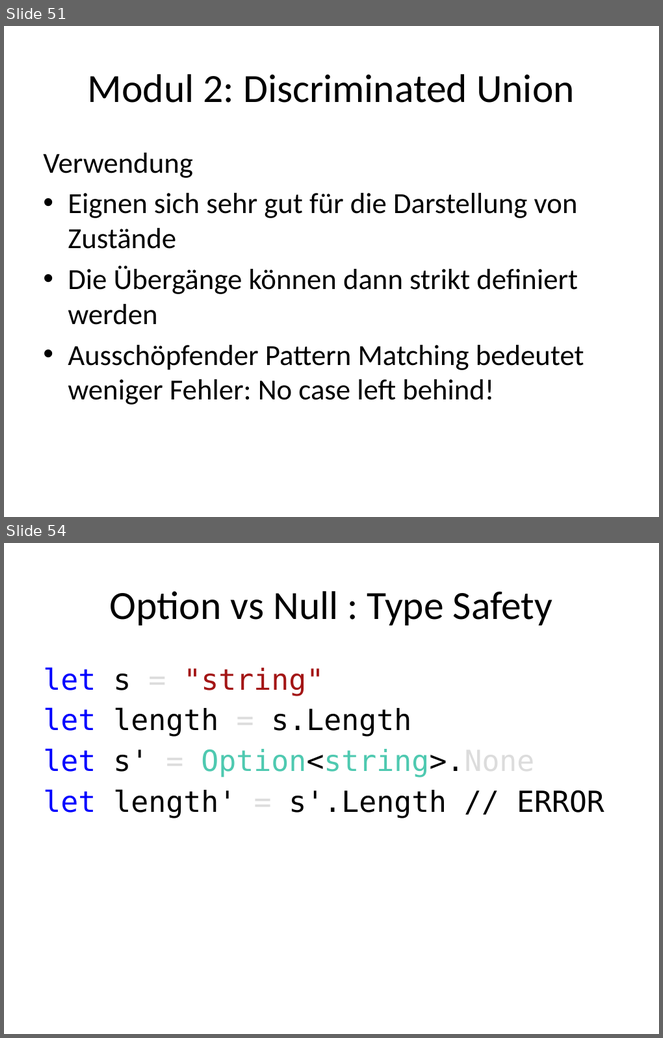
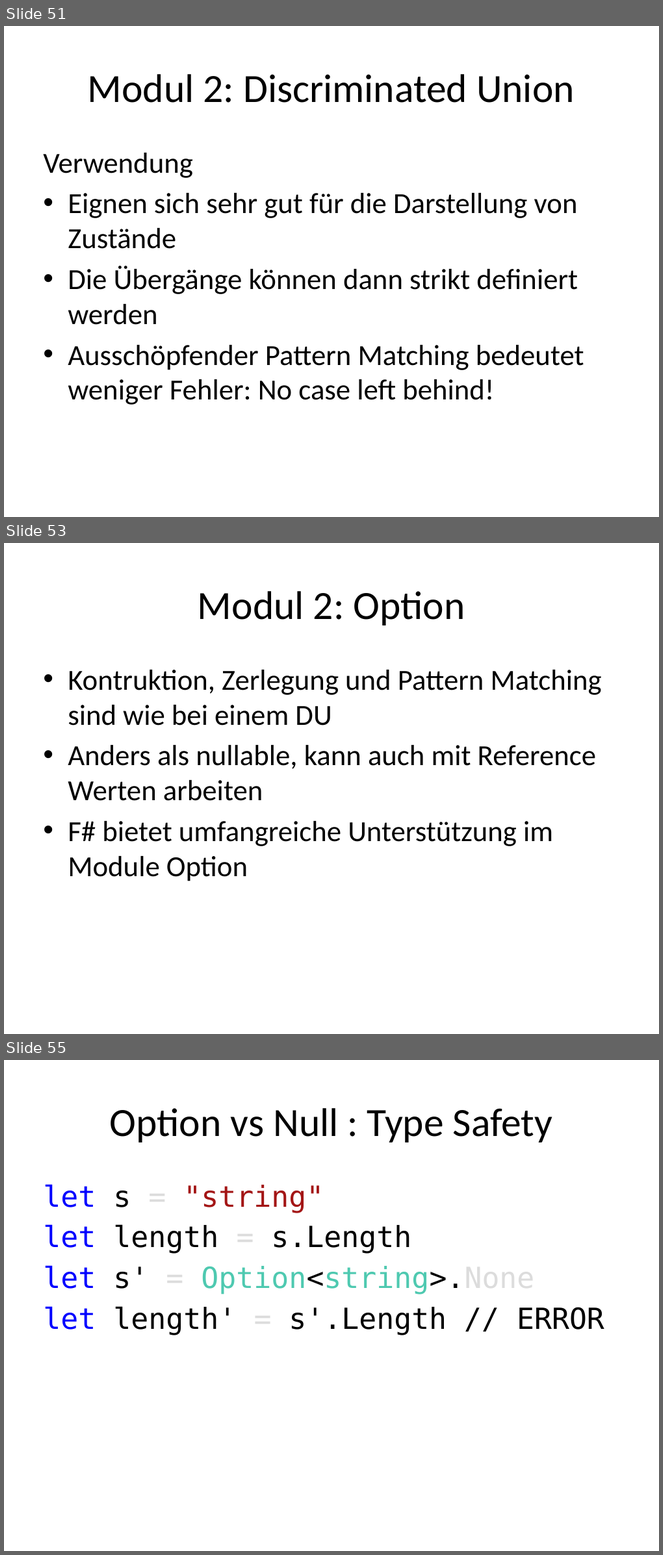
Before and after one commit to nasserbrake/Spartakiade2017, a slide deck: FSharp.pptx. Shown one above the other, each under a label of ours: slides 51 and 54 before the commit, slides 51, 53 and 55 after it; the slides between them are not shown. The pictures are 663x1038 and 663x1555 pixels, drawn with LibreOffice and Linux fonts; fonts in the diff are those of the drawing. Boxes give left, top, right and bottom in pixels: in the first picture for what was removed or moved away, otherwise in the second. Text is boxed around its words. In the diff, an @@ line names an element or a change of style, - is before the commit and + after.

Commit message:
Option

```diff
--- a/FSharp.pptx
+++ b/FSharp.pptx
@@ slide 53 added at <box>4,543,659,1034</box>, background #FFFFFF @@
@@ title added at <box>198,591,465,626</box>, 44 pt, text #000000 @@
+Modul 2: Option
@@ text added at <box>68,670,602,882</box>, 32 pt, text #000000 @@
+• Kontruktion, Zerlegung und Pattern Matching sind wie bei einem DU
+• Anders als nullable, kann auch mit Reference Werten arbeiten
+• F# bietet umfangreiche Unterstützung im Module Option
@@ what was slide 54 is now slide 55 @@
```
Also in this commit, not shown: 2 slides changed, 4 other files.
